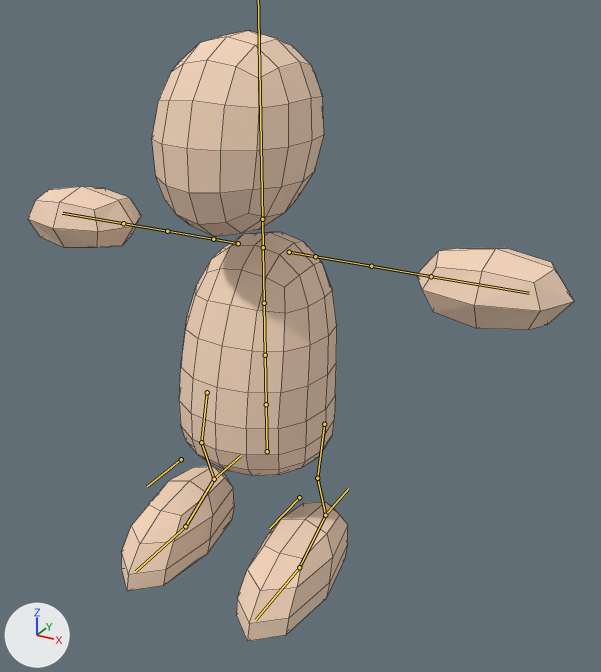
One commit to the Blender file Assets/Art/Models/Modular Character/Mesh/ModularCharacter.blend: the scene before it, then after it.
One viewpoint serves both versions: a camera (50 mm lens) standing at (1.41, -2.3, 2.06) and looking at (0.09, 0.09, 0.86). Arrows for +X, +Y and +Z are at lower left; the lights stay in place. The bones that bend it are drawn over the model as lines. Mesh edges are drawn as thin lines.

Names of what the first picture shows: 'Body.000', 'Foots.000', 'Hands.000', 'Head.000'.
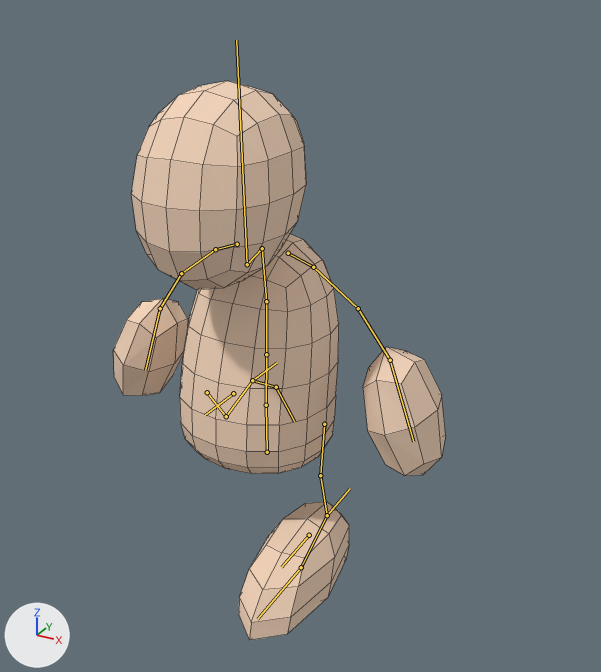
The newer file adds an action. The first version stands in its rest pose; the second is drawn at frame 10 of the action 'Walk Forward'.

Boxes (x1, y1, x2, y2) around the edits, measured in the pictures (601 x 672 px):
'Head.000', posed: before (152, 30, 324, 236); after (131, 81, 306, 290)
'Body.000', posed: before (179, 232, 337, 476); after (180, 234, 339, 474)
'Hands.000', posed (39% narrower, 23% taller): before (28, 186, 574, 330); after (113, 299, 446, 476)
'Foots.000', posed: before (121, 466, 348, 641); after (239, 502, 349, 640)
bone 'FootIK.L', root to tip: before (325, 515) to (348, 488); after (327, 515) to (350, 488)
bone 'Foot.L', root to tip: before (325, 515) to (299, 567); after (327, 515) to (301, 567)
bone 'Spine', root to tip: before (266, 404) to (265, 355); after (266, 405) to (266, 354)
bone 'Chest', root to tip: before (265, 355) to (264, 303); after (266, 354) to (266, 301)
bone 'UpperChest', root to tip: before (264, 303) to (263, 247); after (266, 301) to (262, 248)
bone 'Neck', root to tip: before (263, 247) to (262, 219); after (262, 248) to (247, 264)
bone 'Shoulder.L', root to tip: before (289, 252) to (315, 256); after (288, 253) to (313, 267)
bone 'UpperArm.L', root to tip: before (315, 256) to (371, 266); after (313, 267) to (358, 308)
bone 'LowerArm.L', root to tip: before (371, 266) to (431, 276); after (358, 308) to (390, 360)
bone 'Hand.L', root to tip: before (431, 276) to (529, 293); after (390, 360) to (413, 441)
bone 'Shoulder.R', root to tip: before (238, 243) to (213, 239); after (237, 244) to (215, 249)
bone 'UpperArm.R', root to tip: before (213, 239) to (167, 231); after (215, 249) to (181, 273)
bone 'LowerArm.R', root to tip: before (167, 231) to (123, 223); after (181, 273) to (160, 308)
bone 'Hand.R', root to tip: before (123, 223) to (62, 213); after (160, 308) to (145, 370)
bone 'Foot.R', root to tip: before (214, 479) to (185, 526); after (252, 380) to (276, 387)
bone 'FootIK.R', root to tip: before (214, 479) to (241, 455); after (252, 380) to (277, 362)
bone 'PoleFootIK.R', root to tip: before (181, 459) to (147, 486); after (233, 393) to (205, 415)

What changed in the scene script:
```text
Change bone_footik_l:
    where bone_footik_l = bpy.data.objects['Root'].pose.bones['FootIK.L']
    bone_footik_l.location: (0.0, 0.0, 0.0) -> (0.0, 0.013, -0.009)
Change bone_foot_l:
    where bone_foot_l = bpy.data.objects['Root'].pose.bones['Foot.L']  # child of 'LowerLeg.L'
    bone_foot_l.rotation_quaternion: (1.0, 0.0, 0.0, 0.0) -> (0.993, 0.027, 0.0, 0.0)  # degrees (0, 0, 0) -> degrees (3, 0, 0)
Change bone_spine:
    where bone_spine = bpy.data.objects['Root'].pose.bones['Spine']  # child of 'Hips'
    bone_spine.rotation_quaternion: (1.0, 0.0, 0.0, 0.0) -> (1.0, -0.026, 0.0, 0.0)  # degrees (0, 0, 0) -> degrees (-3, 0, 0)
Change bone_chest:
    where bone_chest = bpy.data.objects['Root'].pose.bones['Chest']  # child of 'Spine'
    bone_chest.rotation_quaternion: (1.0, 0.0, 0.0, 0.0) -> (1.0, 0.011, 0.0, 0.0)  # degrees (0, 0, 0) -> degrees (1, 0, 0)
Change bone_upperchest:
    where bone_upperchest = bpy.data.objects['Root'].pose.bones['UpperChest']  # child of 'Chest'
    bone_upperchest.rotation_quaternion: (1.0, 0.0, 0.0, 0.0) -> (0.998, 0.068, 0.0, 0.0)  # degrees (0, 0, 0) -> degrees (8, 0, 0)
Change bone_neck:
    where bone_neck = bpy.data.objects['Root'].pose.bones['Neck']  # child of 'UpperChest'
    bone_neck.rotation_quaternion: (1.0, 0.0, 0.0, 0.0) -> (0.628, 0.748, 0.0, 0.0)  # degrees (0, 0, 0) -> degrees (100, 0, 0)
Change bone_head:
    where bone_head = bpy.data.objects['Root'].pose.bones['Head']  # child of 'Neck'
    bone_head.rotation_quaternion: (1.0, 0.0, 0.0, 0.0) -> (0.594, -0.761, 0.0, 0.0)  # degrees (0, 0, 0) -> degrees (-104, 0, 0)
Change bone_shoulder_l:
    where bone_shoulder_l = bpy.data.objects['Root'].pose.bones['Shoulder.L']  # child of 'UpperChest'
    bone_shoulder_l.rotation_quaternion: (1.0, 0.0, 0.0, 0.0) -> (0.985, -0.174, 0.0, 0.0)  # degrees (0, 0, 0) -> degrees (-20, 0, 0)
Change bone_upperarm_l:
    where bone_upperarm_l = bpy.data.objects['Root'].pose.bones['UpperArm.L']  # child of 'Shoulder.L'
    bone_upperarm_l.rotation_quaternion: (1.0, 0.0, 0.0, 0.0) -> (0.989, -0.146, -0.013, -0.007)  # degrees (0, 0, 0) -> degrees (-17, -2, -1)
Change bone_lowerarm_l:
    where bone_lowerarm_l = bpy.data.objects['Root'].pose.bones['LowerArm.L']  # child of 'UpperArm.L'
    bone_lowerarm_l.rotation_quaternion: (1.0, 0.0, 0.0, 0.0) -> (0.988, -0.149, -0.01, -0.011)  # degrees (0, 0, 0) -> degrees (-17, -1, -1)
Change bone_hand_l:
    where bone_hand_l = bpy.data.objects['Root'].pose.bones['Hand.L']  # child of 'LowerArm.L'
    bone_hand_l.rotation_quaternion: (1.0, 0.0, 0.0, 0.0) -> (0.989, -0.147, -0.006, -0.014)  # degrees (0, 0, 0) -> degrees (-17, -1, -1)
Change bone_shoulder_r:
    where bone_shoulder_r = bpy.data.objects['Root'].pose.bones['Shoulder.R']  # child of 'UpperChest'
    bone_shoulder_r.rotation_quaternion: (1.0, 0.0, 0.0, 0.0) -> (0.985, -0.174, 0.0, 0.0)  # degrees (0, 0, 0) -> degrees (-20, 0, 0)
Change bone_upperarm_r:
    where bone_upperarm_r = bpy.data.objects['Root'].pose.bones['UpperArm.R']  # child of 'Shoulder.R'
    bone_upperarm_r.rotation_quaternion: (1.0, 0.0, 0.0, 0.0) -> (0.989, -0.146, 0.013, 0.007)  # degrees (0, 0, 0) -> degrees (-17, 2, 1)
Change bone_lowerarm_r:
    where bone_lowerarm_r = bpy.data.objects['Root'].pose.bones['LowerArm.R']  # child of 'UpperArm.R'
    bone_lowerarm_r.rotation_quaternion: (1.0, 0.0, 0.0, 0.0) -> (0.989, -0.149, 0.01, 0.011)  # degrees (0, 0, 0) -> degrees (-17, 1, 1)
Change bone_hand_r:
    where bone_hand_r = bpy.data.objects['Root'].pose.bones['Hand.R']  # child of 'LowerArm.R'
    bone_hand_r.rotation_quaternion: (1.0, 0.0, 0.0, 0.0) -> (0.989, -0.147, 0.006, 0.014)  # degrees (0, 0, 0) -> degrees (-17, 1, 1)
Change bone_foot_r:
    where bone_foot_r = bpy.data.objects['Root'].pose.bones['Foot.R']  # child of 'LowerLeg.R'
    bone_foot_r.rotation_quaternion: (1.0, 0.0, 0.0, 0.0) -> (0.958, 0.274, 0.0, 0.0)  # degrees (0, 0, 0) -> degrees (32, 0, 0)
Change bone_footik_r:
    where bone_footik_r = bpy.data.objects['Root'].pose.bones['FootIK.R']
    bone_footik_r.location: (0.0, 0.0, 0.0) -> (0.0, 0.305, 0.304)
Change bone_polefootik_r:
    where bone_polefootik_r = bpy.data.objects['Root'].pose.bones['PoleFootIK.R']  # child of 'FootIK.R'
    bone_polefootik_r.location: (0.0, 0.0, 0.0) -> (0.0, -0.059, 0.196)
```
